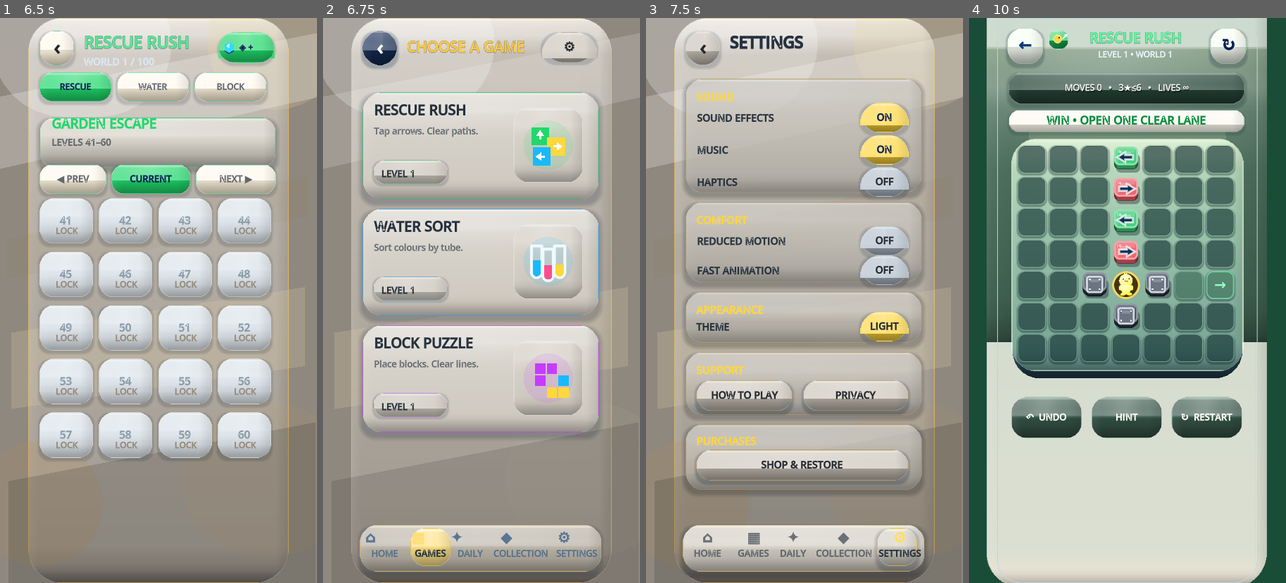
Above: before the commit, frames 1-4 (left to right).
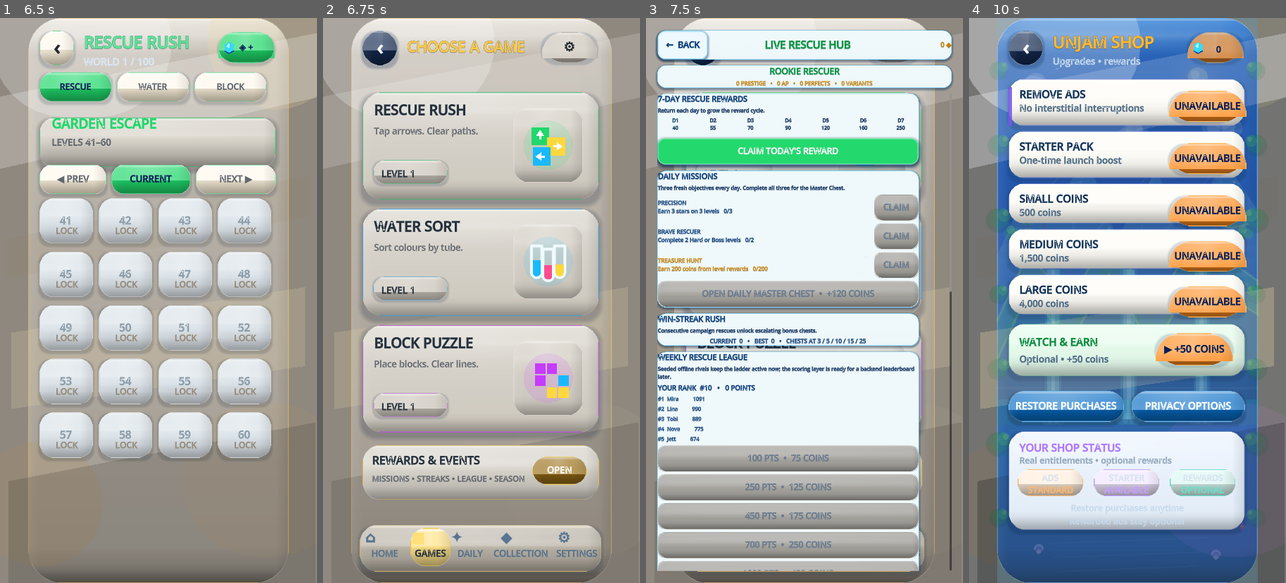
Above: after the commit, the same moments.

Repository: eghosa001/unjam
Game: Godot game, scene res://scenes/Main.tscn
Same seed, same stepped clock (60 frames per second), same inputs: the game is played once before the commit and once after it.
Inputs (mouse positions are in pixels of both pictures, inside the frame that each line leads up to):
- Up to frame 1 (6.5 s): click "CONTINUE • LEVEL 1" at 0.5 s; click "PLAY NOW" at 1.25 s; click "↻ RESTART" at 2 s; click "↻ RESTART" at 2.75 s; click "↻ RESTART" at 3.5 s; click "←" at 4.25 s; click "NEXT ▶" at 5 s; click "NEXT ▶" at 5.75 s
- Up to frame 2 (6.75 s): click "‹" at 6.5 s
- Up to frame 3 (7.5 s): click "⚙" (after the commit: "OPEN") at 7.25 s
- Up to frame 4 (10 s): click "‹" at 8 s; click (1083, 227) at 8.75 s, where only the run before the commit has a clickable "CONTINUE • LEVEL 1"; click (1228, 46) at 9.5 s, where only the run before the commit has a clickable "↻"

Frame 1 is identical in both runs. In frame 2, 6.1% of the frame differs, in the area x 12-88%, y 75-86%; in frame 3, 77%; in frame 4, 98%, in the area x 0-100%, y 0-100%.

Commit message:
Fix Samsung launcher icon and expose hidden player features
* Add visual Rescue Garden upgrade previews

* Show visual previews for Rescue Garden purchases

* Expose rewards and retention hub in game selector

* Reduce Samsung adaptive launcher foreground footprint

* Validate Samsung-safe adaptive icon scale

* Validate visible Garden purchase previews

* Validate visible retention hub access

* Keep Retention Hub above selector surfaces

* Surface rescued friends in player collection

* Validate surfaced retention feature set

* Fix Garden preview GDScript typing

* Update Garden preview polish contract

Diff:
--- a/assets/icon_adaptive_foreground.svg
+++ b/assets/icon_adaptive_foreground.svg
@@ -11,7 +11,7 @@
   </filter>
 </defs>
 <!-- Large, simple foreground: no nested scaling, so Android masks keep the U crisp. -->
-<g id="AdaptiveSafeZone" filter="url(#shadow)" transform="translate(216 216) scale(0.82) translate(-216 -216)">
+<g id="AdaptiveSafeZone" filter="url(#shadow)" transform="translate(216 216) scale(0.70) translate(-216 -216)">
   <path d="M126 101V218c0 78 37 120 90 120s90-42 90-120V101" fill="none" stroke="#080A45" stroke-width="84" stroke-linecap="round" stroke-linejoin="round" opacity=".55" transform="translate(0 8)"/>
   <path d="M126 101V218c0 78 37 120 90 120s90-42 90-120V101" fill="none" stroke="url(#u)" stroke-width="74" stroke-linecap="round" stroke-linejoin="round"/>
   <path d="M126 101V218c0 78 37 120 90 120s90-42 90-120V101" fill="none" stroke="url(#gold)" stroke-width="13" stroke-linecap="round" stroke-linejoin="round"/>
--- a/scripts/systems/live_hub_launcher.gd
+++ b/scripts/systems/live_hub_launcher.gd
@@ -47,6 +47,8 @@
 	launcher.visible = false
 	var packed: PackedScene = load("res://scenes/RetentionHub.tscn") as PackedScene
 	var hub: Control = packed.instantiate() as Control
+	hub.z_index = 120
+	hub.mouse_filter = Control.MOUSE_FILTER_STOP
 	scene.add_child(hub)
 	hub.closed.connect(func():
 		hub_open = false
--- /dev/null
+++ b/scripts/ui/garden_upgrade_preview.gd
@@ -0,0 +1,82 @@
+extends Control
+class_name GardenUpgradePreview
+
+var item_id := ""
+var owned := false
+
+func configure(value: String, is_owned: bool) -> void:
+	item_id = value
+	owned = is_owned
+	mouse_filter = Control.MOUSE_FILTER_IGNORE
+	queue_redraw()
+
+func _draw() -> void:
+	var accent := Color("#22b86b") if owned else Color("#7a57e0")
+	var ink := Color("#234259")
+	var soft := Color("#dff5e9") if owned else Color("#eee8ff")
+	draw_circle(size * 0.5, minf(size.x, size.y) * 0.46, Color(soft, 0.96))
+	match item_id:
+		"tree":
+			_draw_tree(accent, ink)
+		"bench":
+			_draw_bench(accent, ink)
+		"fountain":
+			_draw_fountain(accent, ink)
+		"lanterns":
+			_draw_lanterns(accent, ink)
+		"cottage":
+			_draw_cottage(accent, ink)
+		"rainbow_bridge":
+			_draw_bridge(accent, ink)
+		_:
+			draw_circle(size * 0.5, 10.0, accent)
+
+func _draw_tree(accent: Color, ink: Color) -> void:
+	var c := size * 0.5
+	draw_rect(Rect2(c + Vector2(-3, 6), Vector2(6, 15)), Color("#855b37"))
+	draw_circle(c + Vector2(-9, 1), 11, accent.darkened(0.08))
+	draw_circle(c + Vector2(7, -2), 12, accent)
+	draw_circle(c + Vector2(0, -11), 11, accent.lightened(0.12))
+	draw_line(c + Vector2(-12, 21), c + Vector2(13, 21), Color(ink, 0.35), 2.0, true)
+
+func _draw_bench(accent: Color, ink: Color) -> void:
+	var c := size * 0.5
+	draw_rect(Rect2(c + Vector2(-17, -7), Vector2(34, 7)), accent)
+	draw_rect(Rect2(c + Vector2(-17, 3), Vector2(34, 6)), accent.darkened(0.10))
+	draw_line(c + Vector2(-13, 9), c + Vector2(-13, 20), ink, 3.0, true)
+	draw_line(c + Vector2(13, 9), c + Vector2(13, 20), ink, 3.0, true)
+	draw_line(c + Vector2(-17, 0), c + Vector2(-17, -13), ink, 2.0, true)
+	draw_line(c + Vector2(17, 0), c + Vector2(17, -13), ink, 2.0, true)
+
+func _draw_fountain(accent: Color, ink: Color) -> void:
+	var c := size * 0.5
+	draw_arc(c + Vector2(0, 10), 17, 0.0, PI, 28, ink, 3.0, true)
+	draw_rect(Rect2(c + Vector2(-3, -2), Vector2(6, 18)), accent.darkened(0.12))
+	draw_circle(c + Vector2(0, -4), 6, accent)
+	draw_arc(c + Vector2(0, -4), 15, PI * 0.20, PI * 0.80, 24, Color("#36bff5"), 2.5, true)
+	draw_line(c + Vector2(0, -10), c + Vector2(0, -22), Color("#36bff5"), 2.5, true)
+
+func _draw_lanterns(accent: Color, ink: Color) -> void:
+	var c := size * 0.5
+	draw_line(c + Vector2(-17, 20), c + Vector2(17, -15), Color(ink, 0.35), 4.0, true)
+	var lantern_points: Array[Vector2] = [Vector2(-13, 10), Vector2(0, -2), Vector2(13, -14)]
+	for point in lantern_points:
+		var base: Vector2 = c + point
+		draw_line(base, base + Vector2(0, -10), ink, 2.2, true)
+		draw_rect(Rect2(base + Vector2(-4, -16), Vector2(8, 7)), Color("#ffd34f"))
+		draw_rect(Rect2(base + Vector2(-5, -17), Vector2(10, 2)), accent)
+
+func _draw_cottage(accent: Color, ink: Color) -> void:
+	var c := size * 0.5
+	draw_rect(Rect2(c + Vector2(-16, -1), Vector2(32, 22)), Color("#f0d3a0"))
+	draw_colored_polygon(PackedVector2Array([c + Vector2(-20, 0), c + Vector2(0, -18), c + Vector2(20, 0)]), accent)
+	draw_rect(Rect2(c + Vector2(-5, 8), Vector2(10, 13)), ink)
+	draw_rect(Rect2(c + Vector2(7, 5), Vector2(6, 6)), Color("#8bd7ff"))
+
+func _draw_bridge(accent: Color, ink: Color) -> void:
+	var c := size * 0.5
+	var colors := [Color("#ff6b6b"), Color("#ffd93d"), Color("#5ad66f"), Color("#4da3ff")]
+	for i in range(colors.size()):
+		draw_arc(c + Vector2(0, 11), 21.0 - float(i) * 3.5, PI, TAU, 32, colors[i], 2.6, true)
+	draw_arc(c + Vector2(0, 16), 20, PI, TAU, 28, ink, 4.0, true)
+	draw_line(c + Vector2(-20, 16), c + Vector2(20, 16), accent.darkened(0.15), 3.0, true)
--- a/scripts/ui/premium_live_hub_3d.gd
+++ b/scripts/ui/premium_live_hub_3d.gd
@@ -98,7 +98,27 @@
 	_add_game_card(canvas, "rescue_rush", Rect2(17, 111, 354, 160), Color("#21c763"), Color("#49d17f"), "RESCUE RUSH", "Tap arrows. Clear paths.")
 	_add_game_card(canvas, "water_sort", Rect2(17, 285, 354, 160), Color("#1aa8ff"), Color("#43b8ff"), "WATER SORT", "Sort colours by tube.")
 	_add_game_card(canvas, "block_puzzle", Rect2(17, 459, 354, 160), Color("#c73dff"), Color("#d160ff"), "BLOCK PUZZLE", "Place blocks. Clear lines.")
+	_add_retention_access(canvas)
 	_add_bottom_nav(canvas)
+
+func _add_retention_access(canvas: Control) -> void:
+	var panel := PanelContainer.new()
+	panel.name = "SelectorRewardsPanel"
+	var fill := Color("#2a2a2a") if _selector_dark() else Color("#d8d4cc")
+	panel.add_theme_stylebox_override("panel", RefCanvas.rounded_gradient3(fill.lightened(0.10), fill, fill.darkened(0.10), 18, Color("#e1b94f"), 1.2, 0.36))
+	RefCanvas.set_rect(panel, 17, 638, 354, 82)
+	panel.mouse_filter = Control.MOUSE_FILTER_IGNORE
+	canvas.add_child(panel)
+	var title := _add_text(canvas, "REWARDS & EVENTS", Rect2(31, 650, 184, 20), 16, OFF_WHITE if _selector_dark() else INK, true)
+	title.name = "SelectorRewardsTitle"
+	var detail := _add_text(canvas, "MISSIONS • STREAKS • LEAGUE • SEASON", Rect2(31, 678, 220, 16), 11, DARK_MUTED if _selector_dark() else MUTED, true)
+	detail.clip_text = true
+	var open := RefCanvas.premium_button("OPEN", 13, OFF_WHITE, Color("#9a6f18"), 15, Color("#f2cf65"), 1.1)
+	open.name = "SelectorRewardsOpenButton"
+	open.tooltip_text = "Open Rescue rewards, missions, league, season, achievements and event shop"
+	RefCanvas.set_rect(open, 271, 655, 82, 42)
+	open.pressed.connect(func() -> void: LiveHubLauncher.open_hub())
+	canvas.add_child(open)
 
 func _add_game_card(canvas: Control, game_id: String, rect: Rect2, accent: Color, highlight: Color, title: String, subtitle: String) -> void:
 	RefCanvas.add_shadow(canvas, rect, 20, Color(0.03,0.10,0.20,0.22), 8, Vector2(0,6))
--- a/scripts/ui/premium_main_casual.gd
+++ b/scripts/ui/premium_main_casual.gd
@@ -1,6 +1,7 @@
 extends "res://scripts/ui/premium_main.gd"
 
 const FIGMA_LEVEL_PAGE_SIZE := 20
+const GardenUpgradePreviewScene = preload("res://scripts/ui/garden_upgrade_preview.gd")
 const FIGMA_BG_TOP := Color("#e9e5dd")
 const FIGMA_BG_BOTTOM := Color("#8f887f")
 const FIGMA_NAVY := Color("#252a30")
@@ -778,9 +779,14 @@
 			16,
 			false
 		)
-		_figma_text(canvas,display_name,Rect2(37,y+8,184,18),14,title_color)
-		_figma_text(canvas,flavor,Rect2(37,y+30,92,15),12,title_color.lightened(0.12))
-		_figma_text(canvas,"+5 DAILY  •  +10 GIFT",Rect2(37,y+48,192,15),12,Color("#6b8091"))
+		_figma_text(canvas,display_name,Rect2(37,y+8,136,18),14,title_color)
+		_figma_text(canvas,flavor,Rect2(37,y+30,118,15),12,title_color.lightened(0.12))
+		_figma_text(canvas,"+5 DAILY  •  +10 GIFT",Rect2(37,y+48,136,15),11,Color("#6b8091"))
+		var preview := GardenUpgradePreviewScene.new() as GardenUpgradePreview
+		preview.name = "CollectionUpgradePreview/%s" % id
+		preview.configure(id,owned)
+		FigmaReferenceCanvas.set_rect(preview,184,y+9,50,50)
+		canvas.add_child(preview)
 		var state_text := "OWNED" if owned else "%d COINS" % cost
 		var pill_fill := Color("#e0f2e5") if owned else Color("#7a57e0")
 		var state_text_color := Color("#4d7a59") if owned else Color.WHITE
--- a/scripts/ui/retention_hub.gd
+++ b/scripts/ui/retention_hub.gd
@@ -238,10 +238,16 @@
 		box.add_child(b)
 
 func build_collection(parent: VBoxContainer) -> void:
-	var box := section(parent, "RESCUE VARIANTS", "Perfect clears on milestone levels unlock Silver, Gold and Royal rescue variants.")
+	var box := section(parent, "RESCUE COLLECTION", "Your rescued friends and milestone variants live here.")
+	var rescued: Array = SaveManager.data.get("rescued", [])
+	var friends := Label.new()
+	friends.text = "FRIENDS HOME  •  NONE YET" if rescued.is_empty() else "FRIENDS HOME  •  %s" % "  •  ".join(rescued)
+	friends.autowrap_mode = TextServer.AUTOWRAP_WORD_SMART
+	friends.add_theme_font_size_override("font_size", 18)
+	box.add_child(friends)
 	var variants: Array = SaveManager.data.rescue_variants
 	var text := Label.new()
-	text.text = "NONE YET" if variants.is_empty() else "  •  ".join(variants)
+	text.text = "VARIANTS  •  NONE YET" if variants.is_empty() else "VARIANTS  •  %s" % "  •  ".join(variants)
 	text.autowrap_mode = TextServer.AUTOWRAP_WORD_SMART
 	text.add_theme_font_size_override("font_size", 18)
 	box.add_child(text)
--- a/tests/validate_collection_daily_value.gd
+++ b/tests/validate_collection_daily_value.gd
@@ -74,6 +74,8 @@
 		"CollectionOpenUpgrades",
 		"func build_collection_upgrades",
 		"CollectionScroll/Upgrade/",
+		"CollectionUpgradePreview/",
+		"GardenUpgradePreviewScene",
 		"+5 DAILY",
 		"+10 GIFT",
 		"rainbow_bridge"
--- a/tests/validate_launcher_icon_safe_zone.gd
+++ b/tests/validate_launcher_icon_safe_zone.gd
@@ -25,8 +25,8 @@
 			failures.append("Adaptive launcher safe-zone group is missing")
 		if not adaptive.contains("stroke-width=\"74\""):
 			failures.append("Adaptive launcher foreground is not using the approved large readable U stroke")
-		if not adaptive.contains("scale(0.82)"):
-			failures.append("Adaptive launcher foreground must use the approved uniform Android safe-zone scale")
+		if not adaptive.contains("scale(0.70)"):
+			failures.append("Adaptive launcher foreground must use the approved Samsung-safe uniform scale")
 		if adaptive.contains(">UNJAM<"):
 			failures.append("Adaptive launcher foreground must remain symbol-only")
 
--- a/tests/validate_live_hub_launcher_idle.gd
+++ b/tests/validate_live_hub_launcher_idle.gd
@@ -4,6 +4,10 @@
 	var path := "res://scripts/systems/live_hub_launcher.gd"
 	var file := FileAccess.open(path, FileAccess.READ)
 	var source := "" if file == null else file.get_as_text()
+	var selector_file := FileAccess.open("res://scripts/ui/premium_live_hub_3d.gd", FileAccess.READ)
+	var selector := "" if selector_file == null else selector_file.get_as_text()
+	var retention_file := FileAccess.open("res://scripts/ui/retention_hub.gd", FileAccess.READ)
+	var retention := "" if retention_file == null else retention_file.get_as_text()
 	var failures: Array[String] = []
 	if source.contains("func _process("):
 		failures.append("LiveHubLauncher still owns an always-running frame callback")
@@ -11,6 +15,11 @@
 		failures.append("LiveHubLauncher must keep its retired floating launcher hidden")
 	if not source.contains("set_process(false)"):
 		failures.append("LiveHubLauncher must explicitly sleep after setup")
+	if not selector.contains("SelectorRewardsOpenButton") or not selector.contains("LiveHubLauncher.open_hub()"):
+		failures.append("Retention rewards exist in code but are not exposed from the visible game selector")
+	for token in ["DAILY MISSIONS", "WIN-STREAK RUSH", "WEEKLY RESCUE LEAGUE", "SEASON JOURNEY", "ACHIEVEMENT VAULT", "LIMITED EVENT SHOP", "FRIENDS HOME"]:
+		if not retention.contains(token):
+			failures.append("Retention player feature is not visibly expressed: %s" % token)
 	if not failures.is_empty():
 		for failure in failures:
 			push_error(failure)
--- a/tests/validate_reported_polish_regressions.gd
+++ b/tests/validate_reported_polish_regressions.gd
@@ -36,7 +36,7 @@
 	_require_source("res://scripts/ui/ux_shell_casual.gd", ["label(\"EXIT\",12,Color.WHITE", "set_rect(exit_label,160,34,46,17)"], "Tutorial exit label containment", errors)
 	_require_source("res://scripts/ui/figma_reference_canvas.gd", ["second dark glyph", "font_shadow_color\", Color.TRANSPARENT", "shadow_offset_y\", 1", "shadow_outline_size\", 0"], "crisp scaled Figma text", errors)
 	_require_source("res://scripts/ui/premium_main_casual.gd", ["Rect2(34,label_y-7,210,30),14", "button_text_color,19,14", "theme_text,19,14"], "Settings compact text minimums", errors)
-	_require_source("res://scripts/ui/premium_main_casual.gd", ["BONUS  +%d DAILY • +%d GIFT", "Rect2(33,548,250,44)", "Rect2(37,y+8,184,18),14", "Rect2(37,y+48,192,15),12", "Rect2(251,y+13,96,44)", "state_text_ …(80 unchanged characters)…
+	_require_source("res://scripts/ui/premium_main_casual.gd", ["BONUS  +%d DAILY • +%d GIFT", "Rect2(33,548,200,44)", "Rect2(37,y+8,136,18),14", "Rect2(37,y+48,136,15),11", "CollectionUpgradePreview/", "Rect2(251,y+13,96,44)", "state_text_ …(80 unchanged characters)…
 	_require_source("res://scripts/ui/premium_main_casual.gd", ["func _figma_daily_progress", "DailyProgressBar", "Rect2(17,505,354,78)", "\"%d / 3 COMPLETE\"", "_figma_daily_card(canvas, \"rescue_rush\", 115"], "Daily independent progress panel", errors)
 
 	if not errors.is_empty():
